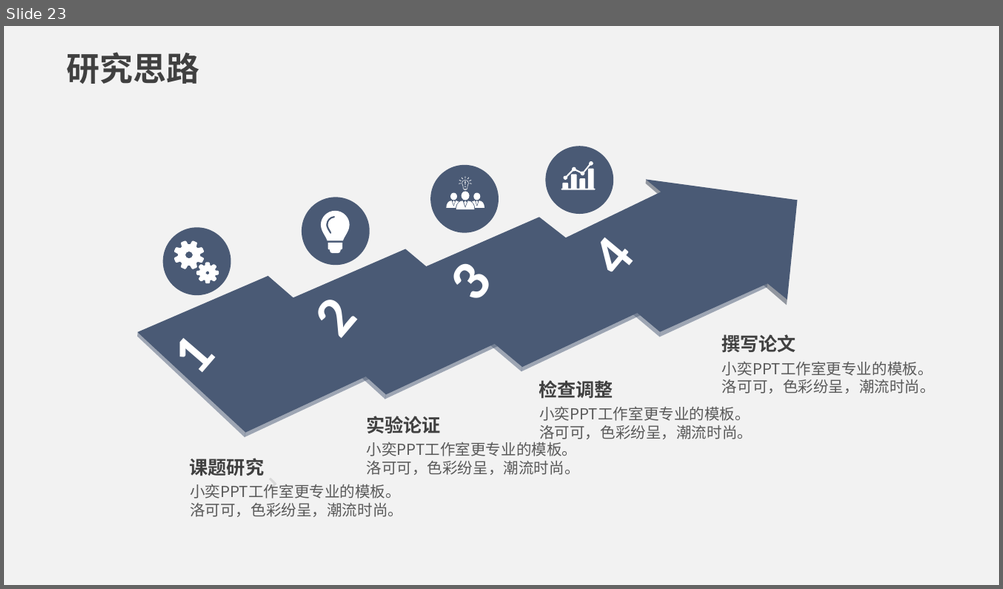
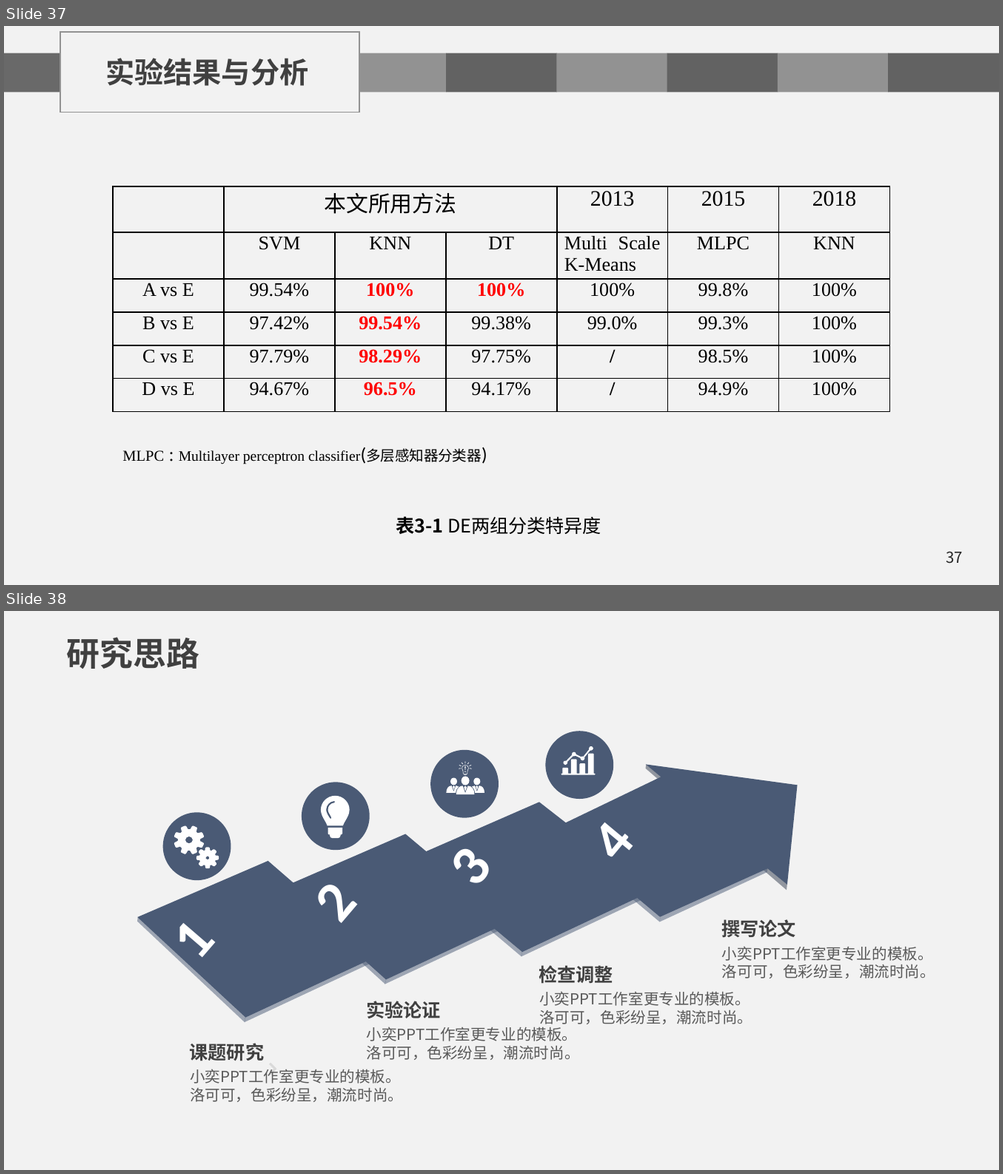
Before and after one commit to chenshuaihua/Graduate, a slide deck: 毕设文件/陈帅华-2016014016-自实1601-中期答辩.pptx. Shown one above the other, each under a label of ours: slide 23 before the commit, slides 37 and 38 after it. The pictures are 1003x589 and 1003x1174 pixels, drawn with LibreOffice and Linux fonts; fonts in the diff are those of the drawing; background and template pictures are left out. Boxes give left, top, right and bottom in pixels: in the first picture for what was removed or moved away, otherwise in the second. Text is boxed around its words. In the diff, an @@ line names an element or a change of style, - is before the commit and + after.

```diff
--- a/毕设文件/陈帅华-2016014016-自实1601-中期答辩.pptx
+++ b/毕设文件/陈帅华-2016014016-自实1601-中期答辩.pptx
@@ slide 37 added at box(4, 26, 999, 585), background #F2F2F2 @@
@@ rectangle added at box(61, 32, 360, 113), outline #929292 1 pt @@
@@ text added at box(105, 58, 308, 86), 21 pt, text #404040, bold @@
+实验结果与分析
@@ group added at box(4, 53, 999, 92): 7 rectangles @@
@@ table added at box(112, 186, 892, 412), 6 rows, 7 columns @@
+ | 本文所用方法 |  |  | 2013 | 2015 | 2018
+ | SVM | KNN | DT | Multi Scale K-Means | MLPC | KNN
+A vs E | 99.54% | 100% | 100% | 100% | 99.8% | 100%
+B vs E | 97.42% | 99.54% | 99.38% | 99.0% | 99.3% | 100%
+C vs E | 97.79% | 98.29% | 97.75% | / | 98.5% | 100%
+D vs E | 94.67% | 96.5% | 94.17% | / | 94.9% | 100%
@@ text added at box(122, 449, 481, 465), 10.5 pt, text #000000 @@
+MLPC : Multilayer perceptron classifier(多层感知器分类器)
@@ text added at box(396, 517, 601, 534), 13.5 pt, text #000000 @@
+表3-1 DE两组分类特异度
@@ page number added at box(946, 551, 963, 564), 11 pt, text #262626 @@
+37
@@ what was slide 23 is now slide 38 @@
```
Also in this commit, not shown: 6 slides changed, 15 other slides added, 3 other files.
